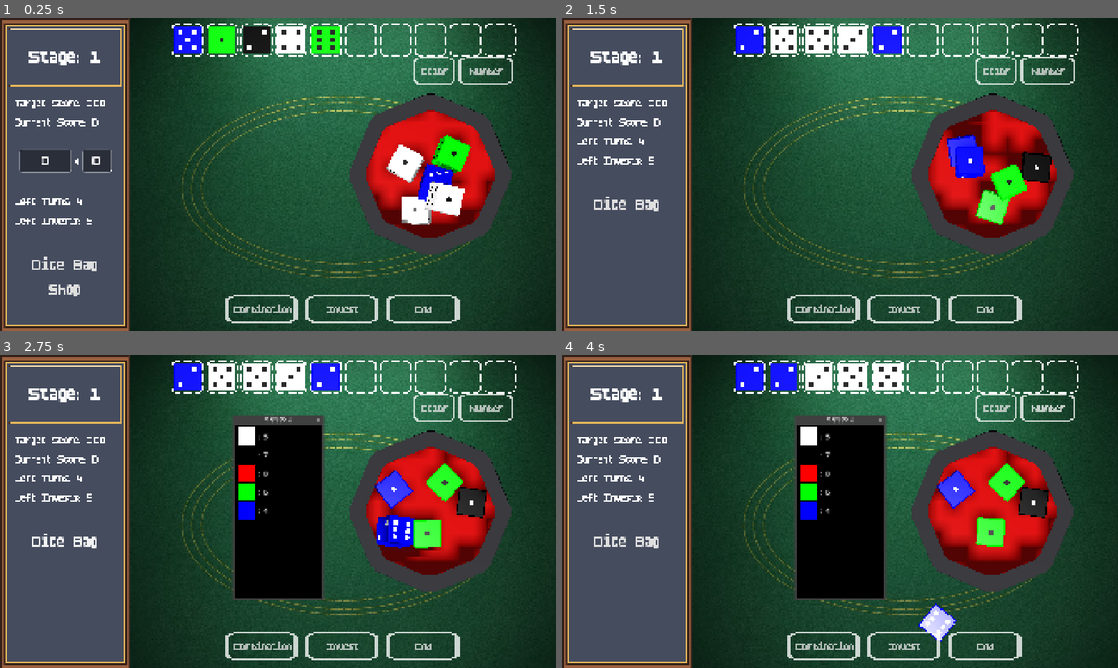
Above: before the commit, frames 1-4 (two rows, left to right).
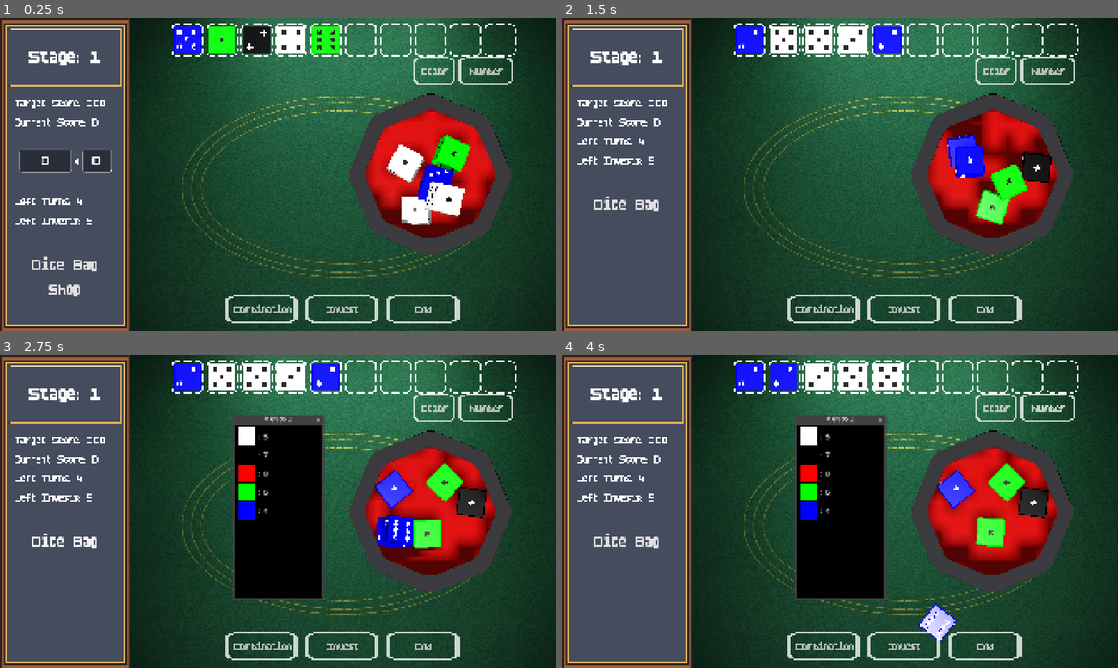
Above: after the commit, the same moments.

Repository: SangHyung-Jung/ColorDiceRollGame
Game: Godot game, scene res://main_screen.tscn
Same seed, same stepped clock (60 frames per second), same inputs: the game is played once before the commit and once after it.
Inputs:
- Up to frame 1 (0.25 s): no input
- Up to frame 2 (1.5 s): click "Dice Bag" at 0.5 s; click "Shop" at 1.25 s
- Up to frame 3 (2.75 s): click "Dice Bag" at 2 s
- Up to frame 4 (4 s): click "Color" at 2.75 s; click "Number" at 3.5 s

The runs differ from the first frame. In frame 1, 0.1% of the frame differs, in the area x 31-83%, y 3-56%; in frame 2, less than 0.1%; in frame 3, less than 0.1%; in frame 4, less than 0.1%.

Commit message:
add multiply, plus, dollor sign dices

Diff:
--- a/main_screen.tscn
+++ b/main_screen.tscn
@@ -292,7 +292,7 @@
 [node name="SubViewport" type="SubViewport" parent="MainLayout/GameArea/RollingArea"]
 transparent_bg = true
 handle_input_locally = false
-size = Vector2i(1470, 1080)
+size = Vector2i(2, 2)
 render_target_update_mode = 4
 
 [node name="InteractionUI" type="MarginContainer" parent="MainLayout/GameArea"]
--- a/scripts/components/colored_dice.gd
+++ b/scripts/components/colored_dice.gd
@@ -10,11 +10,29 @@
 }
 
 const DICE_GLTF_SCENES = {
-	DiceColor.WHITE: preload("res://assets/models/dice_white.gltf"),
-	DiceColor.BLACK: preload("res://assets/models/dice_black.gltf"),
-	DiceColor.RED: preload("res://assets/models/dice_red.gltf"),
-	DiceColor.BLUE: preload("res://assets/models/dice_blue.gltf"),
-	DiceColor.GREEN: preload("res://assets/models/dice_green.gltf")
+	DiceColor.WHITE: preload("res://assets/models/0_dice_white.gltf"),
+	#DiceColor.BLACK: preload("res://assets/models/0_dice_black.gltf"),
+	#DiceColor.RED: preload("res://assets/models/0_dice_red.gltf"),
+	#DiceColor.BLUE: preload("res://assets/models/0_dice_blue.gltf"),
+	#DiceColor.GREEN: preload("res://assets/models/0_dice_green.gltf")
+
+	#DiceColor.WHITE: preload("res://assets/models/1_plus_dice_white.gltf"),
+	DiceColor.BLACK: preload("res://assets/models/1_plus_dice_black.gltf"),
+	DiceColor.RED: preload("res://assets/models/1_plus_dice_red.gltf"),
+	#DiceColor.BLUE: preload("res://assets/models/1_plus_dice_blue.gltf"),
+	#DiceColor.GREEN: preload("res://assets/models/1_plus_dice_green.gltf")
+
+	#DiceColor.WHITE: preload("res://assets/models/2_gold_dice_white.gltf"),
+	#DiceColor.BLACK: preload("res://assets/models/2_gold_dice_black.gltf"),
+	#DiceColor.RED: preload("res://assets/models/2_gold_dice_red.gltf"),
+	DiceColor.BLUE: preload("res://assets/models/2_gold_dice_blue.gltf"),
+	#DiceColor.GREEN: preload("res://assets/models/2_gold_dice_green.gltf")
+
+	#DiceColor.WHITE: preload("res://assets/models/3_multiply_dice_white.gltf"),
+	#DiceColor.BLACK: preload("res://assets/models/3_multiply_dice_black.gltf"),
+	#DiceColor.RED: preload("res://assets/models/3_multiply_dice_red.gltf"),
+	#DiceColor.BLUE: preload("res://assets/models/3_multiply_dice_blue.gltf"),
+	DiceColor.GREEN: preload("res://assets/models/3_multiply_dice_green.gltf")
 }
 
 const COLOR_VALUES = {
Renamed: assets/models/dice_black.bin -> assets/models/0_dice_black.bin
Not shown, added: assets/models/0_dice_black.gltf
Not shown, added: assets/models/0_dice_black.gltf.import
Binary file added: assets/models/0_dice_blue.bin
Not shown, added: assets/models/0_dice_blue.gltf
Not shown, added: assets/models/0_dice_blue.gltf.import
Binary file added: assets/models/0_dice_green.bin
Not shown, added: assets/models/0_dice_green.gltf
Not shown, added: assets/models/0_dice_green.gltf.import
Binary file added: assets/models/0_dice_red.bin
Not shown, added: assets/models/0_dice_red.gltf
Not shown, added: assets/models/0_dice_red.gltf.import
(and 104 more such lines)
